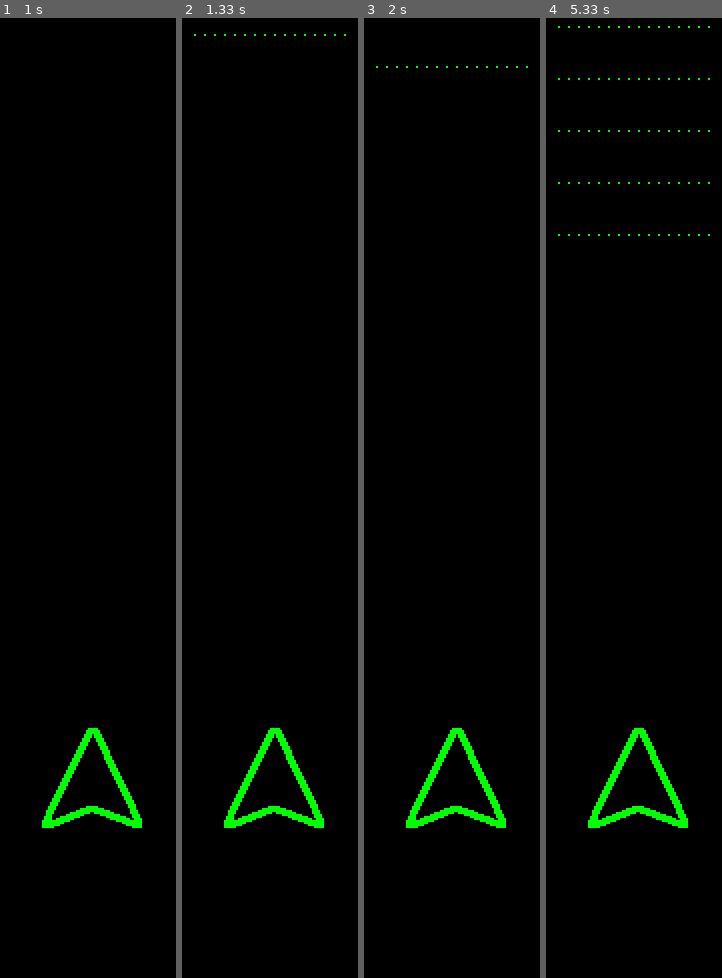
Above: before the commit, frames 1-4 (left to right).
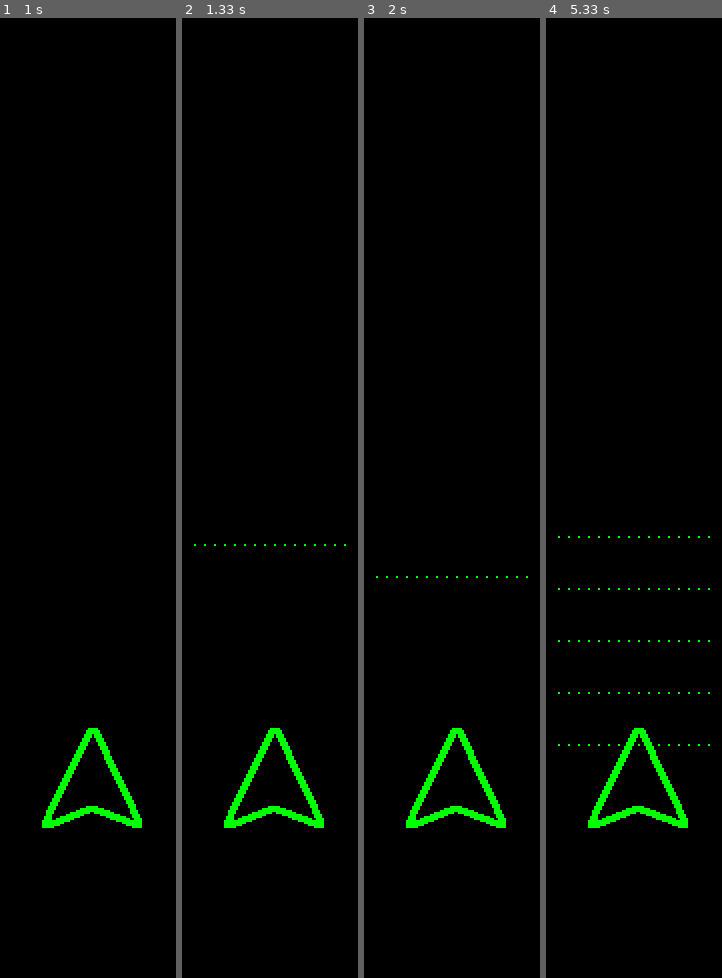
Above: after the commit, the same moments.

Repository: kosmogen/pygame_2d_particle_chamber
Game: pygame game, started from particle_chamber.py
Two runs of this game, one before a commit and one after it. Both use one fixed random seed, a clock stepped at 60 frames per second and the inputs below.
Inputs:
- Up to frame 1 (1 s): no input
- Up to frame 2 (1.33 s): no input
- Up to frame 3 (2 s): no input
- Up to frame 4 (5.33 s): no input

Frame 1 is identical in both runs. In frame 2, less than 0.1% of the frame differs, in the area x 6-94%, y 1-55%; in frame 3, less than 0.1%; in frame 4, 0.4%, in the area x 6-94%, y 0-76%.

Commit message:
further optimized to reduce unused y space

Diff:
--- a/Particle.py
+++ b/Particle.py
@@ -4,7 +4,7 @@
 
 class Particle(pygame.sprite.Sprite):
     """Represents a single particle that bounces when it collides with the model."""
-    def __init__(self, screen_width, screen_height, x_col):
+    def __init__(self, screen_width, screen_height, x_col, y_pos):
         super().__init__()
 
         self.image = pygame.Surface((1,1))
@@ -13,7 +13,7 @@
         self.mask = pygame.mask.from_surface(self.image)
 
         self.x_pos = x_col
-        self.y_pos = 0
+        self.y_pos = y_pos
         self.y_velocity = 1
         self.x_velocity = 0
         self.screen_width = screen_width
--- a/particle_chamber.py
+++ b/particle_chamber.py
@@ -30,10 +30,8 @@
         self.emitters = []
         for x_col in range(self.model.rect.left - (self.particle_x_step_res * 3),
                             self.model.rect.right + (self.particle_x_step_res * 3), self.particle_x_step_res):
-            emitter = ParticleEmitter(*self.WINDOW_RES, x_col, self.particles)
+            emitter = ParticleEmitter(*self.WINDOW_RES, x_col, self.model.rect.top - 100, self.particles)
             self.emitters.append(emitter)
-
-        self.emitter = ParticleEmitter(*self.WINDOW_RES, 320, self.particles)
 
         # main loop
         while True:
--- a/particle_emitter.py
+++ b/particle_emitter.py
@@ -4,17 +4,18 @@
 from Particle import Particle
 
 class ParticleEmitter():
-    def __init__(self, screen_width, screen_height, x_col, particles, emit_time_in_sec = 1):
+    def __init__(self, screen_width, screen_height, x_col, y_pos, particles, emit_time_in_sec = 1):
         self.last_emit_time = time.time()
         self.emit_time_in_sec = emit_time_in_sec
         self.screen_width = screen_width
         self.screen_height = screen_height
         self.x_col = x_col
+        self.y_pos = y_pos
         self.particles = particles
 
 
     def _emit_particle(self):
-        particle = Particle(self.screen_width, self.screen_height, self.x_col)
+        particle = Particle(self.screen_width, self.screen_height, self.x_col, self.y_pos)
         self.particles.add(particle)
 
     def update(self):
